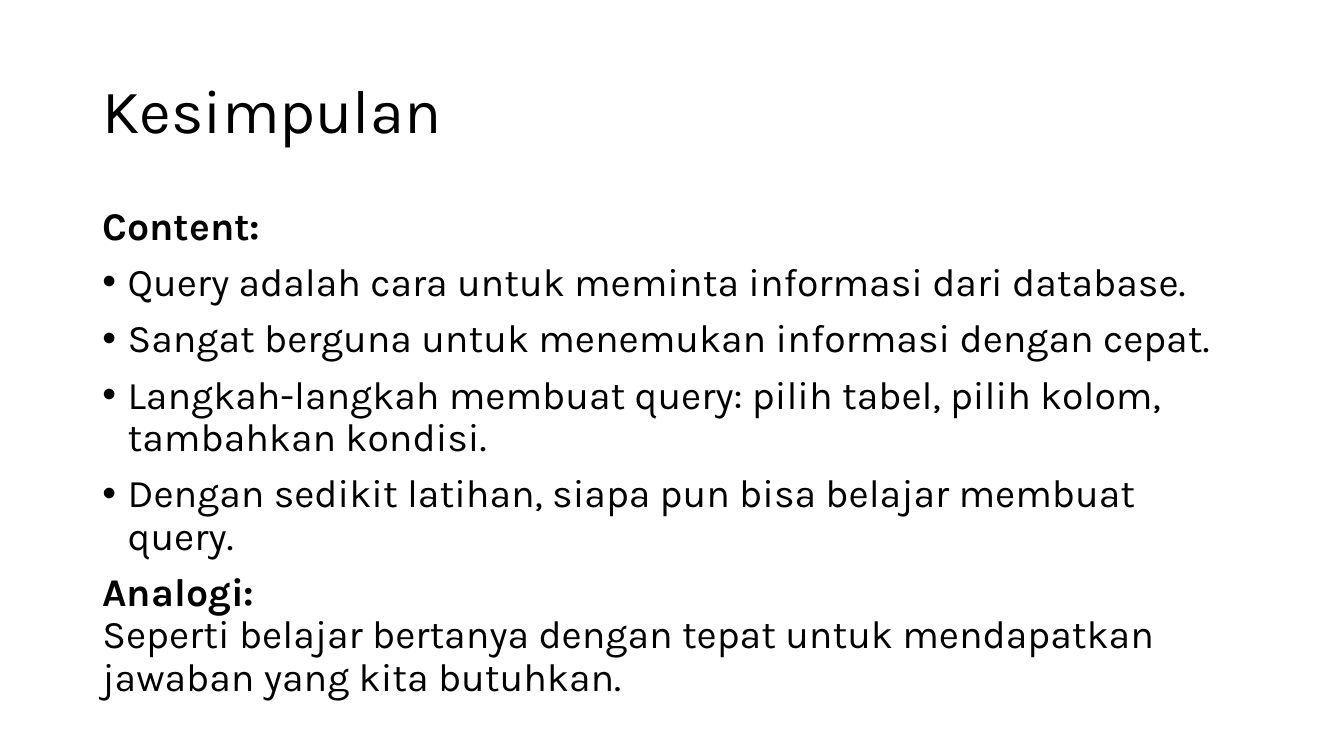
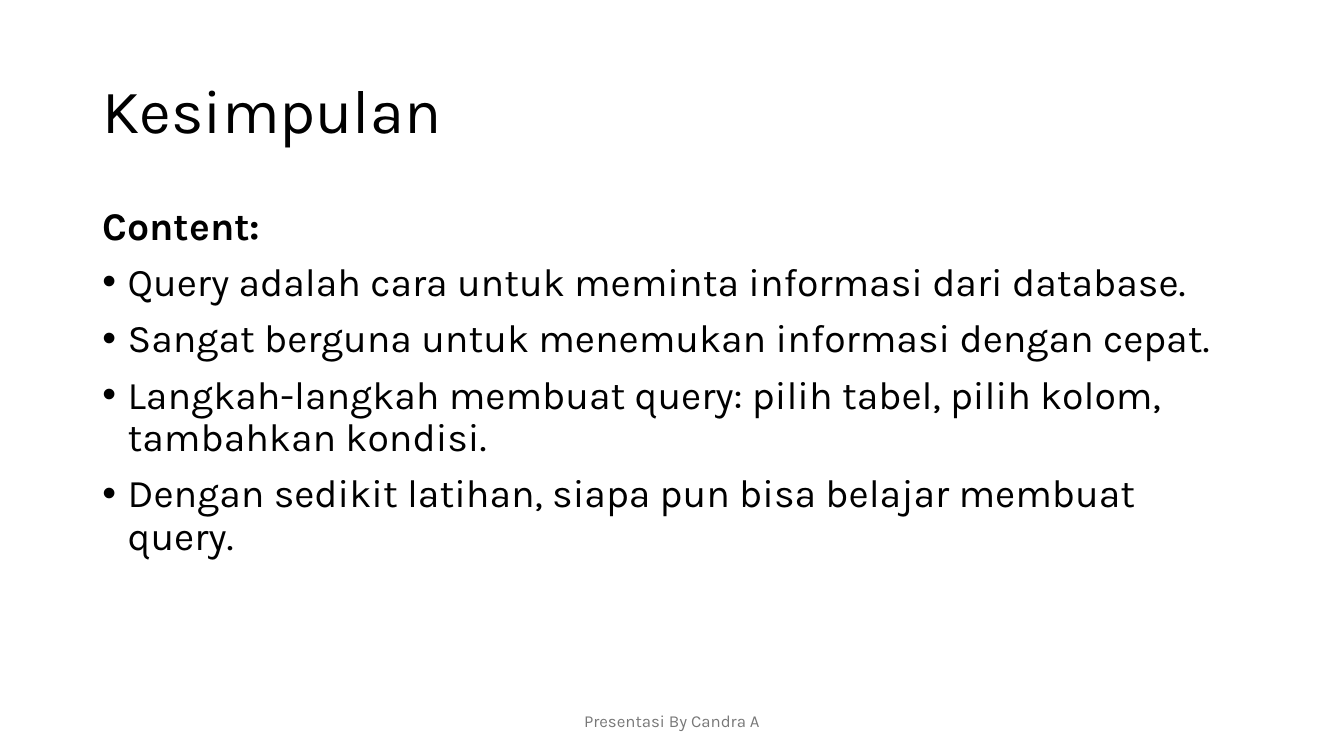
Before and after one commit to candraananta/querycoursecandra, a slide deck: slide 19 of Presentasi Materi Basic Query.pptx (slide 15 before the commit). Drawn at 1344x756 pixels with LibreOffice and Linux fonts; fonts in the diff are those of the drawing. Boxes give left, top, right and bottom in pixels: in the first picture for what was removed or moved away, otherwise in the second. Text is boxed around its words. In the diff, an @@ line names an element or a change of style, - is before the commit and + after.

```diff
--- a/Presentasi Materi Basic Query.pptx
+++ b/Presentasi Materi Basic Query.pptx
@@ text at (102,578,1154,701): paragraph removed @@
-Analogi:
-Seperti belajar bertanya dengan tepat untuk mendapatkan jawaban yang kita butuhkan.
@@ text added at (584,715,760,731), 12 pt, text #797979 @@
+Presentasi By Candra A
```
Also in this commit, not shown: 15 other slides changed, 4 slides added.
